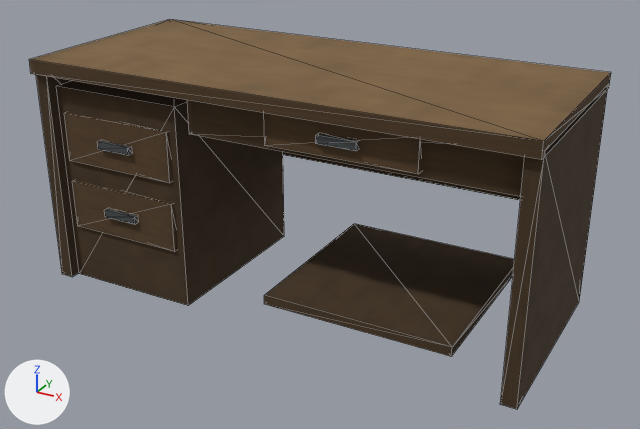
What one commit did to the glTF model assets/props/models/desk.glb.
Before and after are seen from a 50 mm camera at (1.279, -2.277, 1.409) aimed at (0.04, -0.024, 0.283). Arrows for +X, +Y and +Z are at lower left; the lights stay in place. The older version comes first. Mesh edges are drawn as thin lines. Vertices at exactly the same position are counted once.

Names of what the first picture shows: 'core_desk'.
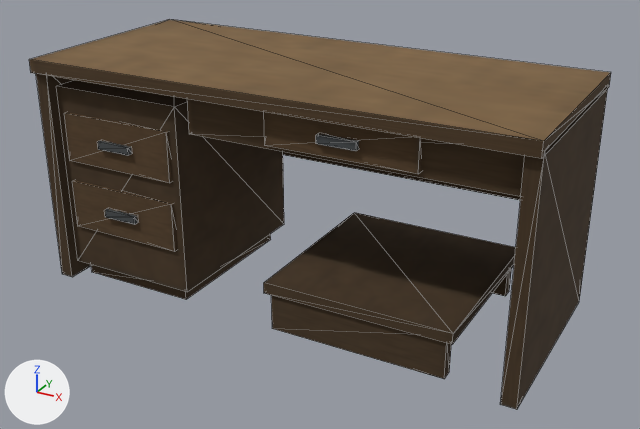
What differs and where, as boxes [x1, y1, x2, y2] in the pictures (640 x 429 px; the box of a moved part takes in the faces that stretch with it):
part 1 of me_core_desk, added
    after: [91, 234, 271, 299]
part 2 of me_core_desk, added (mostly hidden)
    after: [493, 269, 511, 296]
part 3 of me_core_desk, added (brown)
    after: [271, 295, 451, 379]
part 4 of me_core_desk, moved or reshaped
    before: [56, 86, 514, 357]
    after: [56, 86, 516, 345]
part 5 of me_core_desk, surface changed (brown)
    before: [265, 224, 515, 347]

Patch to the scene script:
```diff
--- a/assets/props/models/desk.glb.py
+++ b/assets/props/models/desk.glb.py
@@ me_core_desk @@
 # used by ob_core_desk; location = (0.0, 0.0, 0.0)
-me_core_desk.from_pydata(...)  # 104 vertices, 154 faces; spans x -0.8..0.8, y -0.35..0.35, z 0.0..0.75
+me_core_desk.from_pydata(...)  # 128 vertices, 190 faces; spans x -0.8..0.8, y -0.35..0.35, z 0.0..0.75
+# me_core_desk part 1: a new loose piece, a box spanning x -0.72..-0.32, y -0.27..0.25, z 0.0..0.05, in mat_core_desk_mat
+# me_core_desk part 2: a new loose piece, a box spanning x 0.02..0.58, y 0.25..0.29, z 0.0..0.14, in mat_core_desk_mat
+# me_core_desk part 3: a new loose piece, a box spanning x 0.02..0.58, y -0.29..-0.25, z 0.0..0.14, in mat_core_desk_mat
+# me_core_desk part 4
+# 4 vertices are removed from x 0.0..0.6, y -0.3..0.3, z 0.09
+# 12 faces are deleted
+# 4 vertices in x -0.75..-0.29, y -0.3..0.3, z 0.0 move by (0.0, 0.0, 0.05)
+# 4 vertices move within x 0.0..0.6, y -0.3..0.3, z 0.12
+# 4 vertices are added at (0.6, -0.3, 0.16), (0.6, 0.3, 0.16), (0.0, 0.3, 0.16), (0.0, -0.3, 0.16)
+# 12 new faces join them
+# me_core_desk part 5: 2 kept faces spanning x 0.0..0.6, y -0.3..0.3, z 0.12 get new texture (UV) coordinates
 me_core_desk.materials.append(mat_core_desk_mat)
```
